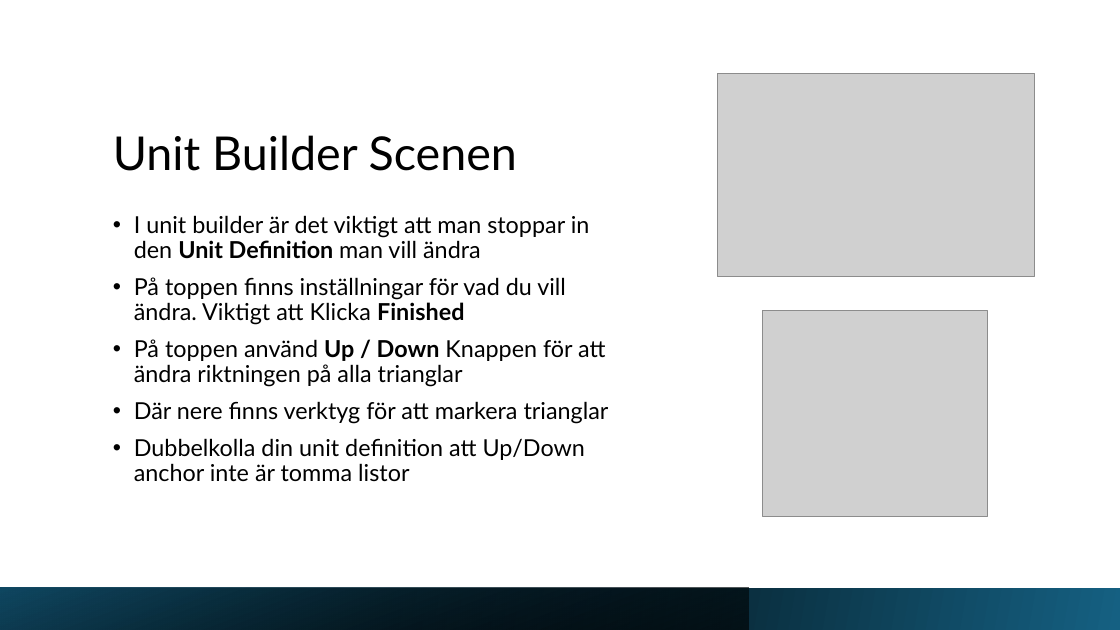
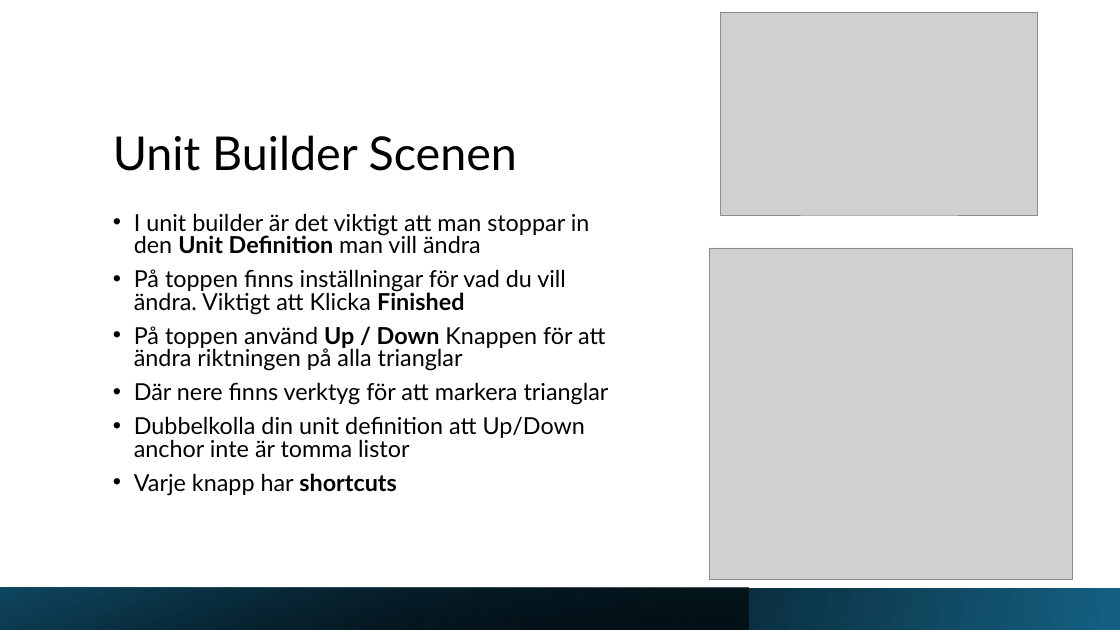
Before and after one commit to Jaltl/RogueLikeChess, a slide deck: slide 7 of Assets/Pontus Unit Builder.pptx. Drawn at 1120x630 pixels with LibreOffice and Linux fonts; fonts in the diff are those of the drawing; grey boxes stand for pictures. Boxes give left, top, right and bottom in pixels: in the first picture for what was removed or moved away, otherwise in the second. Text is boxed around its words. In the diff, an @@ line names an element or a change of style, - is before the commit and + after.

```diff
--- a/Assets/Pontus Unit Builder.pptx
+++ b/Assets/Pontus Unit Builder.pptx
@@ picture: place and size @@
-picture at [718,73,1035,276]
+picture at [721,12,1038,215]
@@ text at [134,213,609,457]: line spacing 0.9 to 0.8 @@
@@ picture: place and size @@
-picture at [762,310,987,516]
+picture at [710,248,1072,580]
@@ text at [134,473,397,496]: paragraph added @@
+• Varje knapp har shortcuts
```
Also in this commit, not shown: 6 other slides changed.
